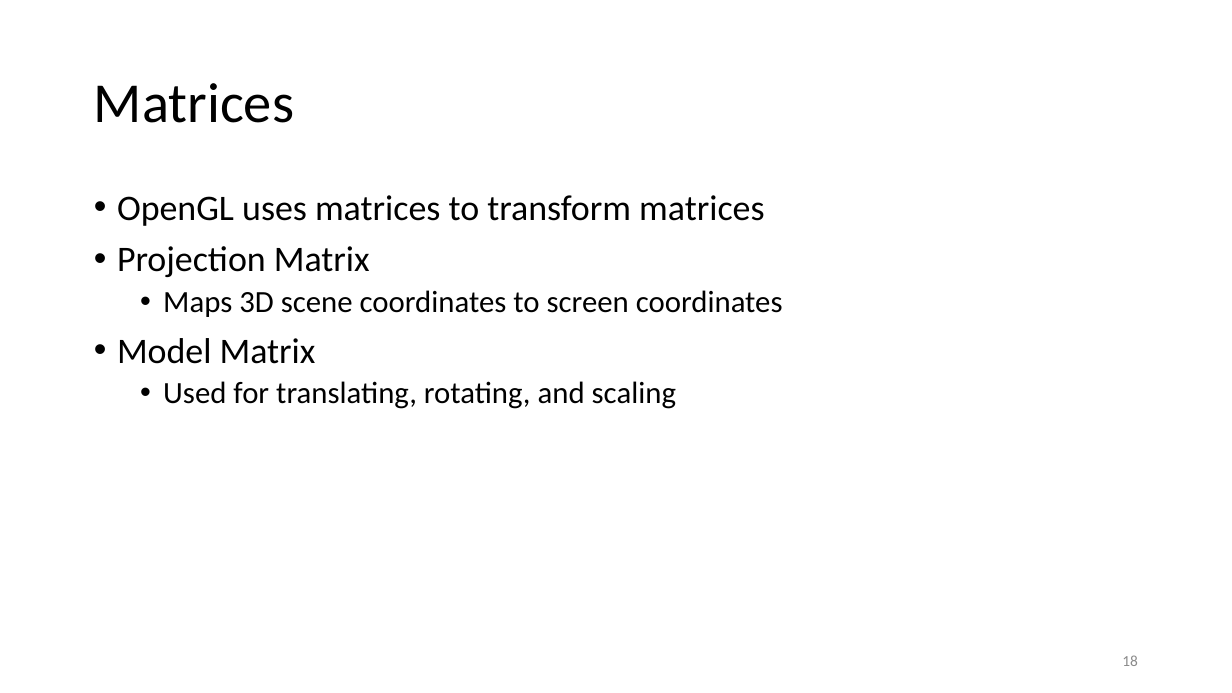
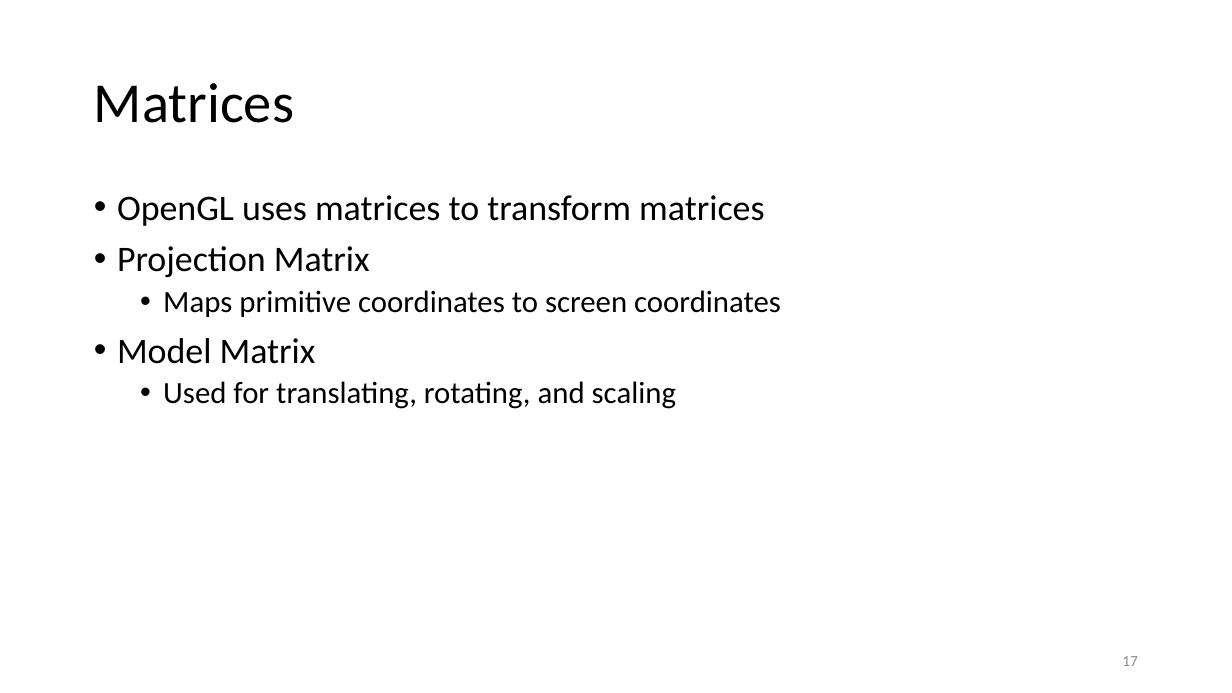
Before and after one commit to ShepherdJerred-homework/seminar-presentation, a slide deck: slide 17 of presentation.pptx (slide 18 before the commit). Drawn at 1232x693 pixels with LibreOffice and Linux fonts; fonts in the diff are those of the drawing. Boxes give left, top, right and bottom in pixels: in the first picture for what was removed or moved away, otherwise in the second. Text is boxed around its words. In the diff, an @@ line names an element or a change of style, - is before the commit and + after.

```diff
--- a/presentation.pptx
+++ b/presentation.pptx
@@ text at box(163, 290, 781, 317): text changed @@
-  • Maps 3D scene coordinates to screen coordinates
+  • Maps primitive coordinates to screen coordinates
@@ page number at box(1122, 656, 1138, 666): text changed @@
-18
+17
```
Also in this commit, not shown: 8 other slides changed, 1 slide added, 1 slide removed, 1 other file.
